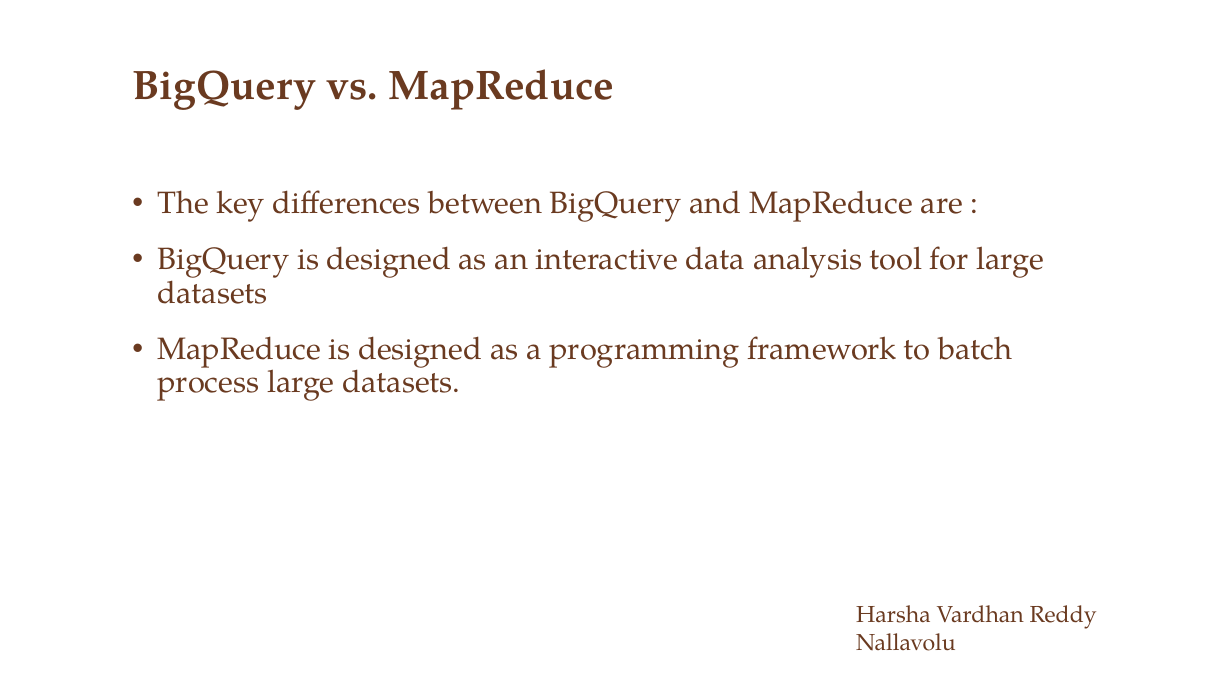
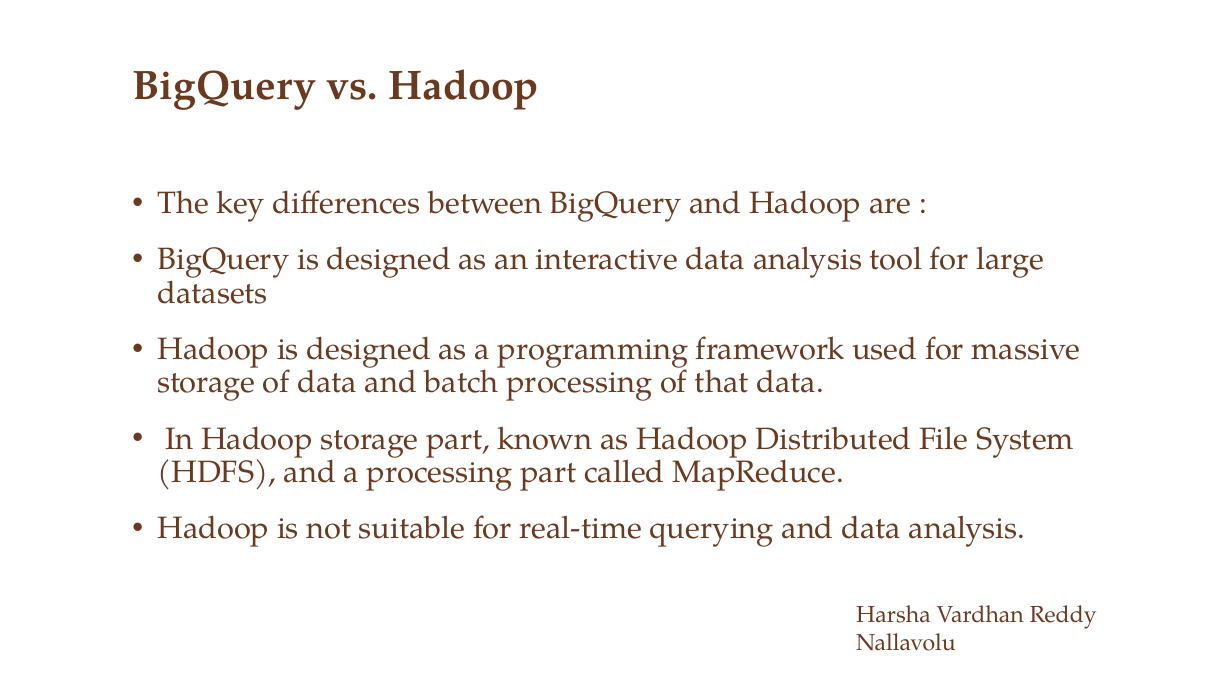
Before and after one commit to KaranamVijayKumar/google-big-query, a slide deck: slide 8 of Google BigQuery.pptx. Drawn at 1232x693 pixels with LibreOffice and Linux fonts; fonts in the diff are those of the drawing; background and template pictures are left out. Boxes give left, top, right and bottom in pixels: in the first picture for what was removed or moved away, otherwise in the second. Text is boxed around its words. In the diff, an @@ line names an element or a change of style, - is before the commit and + after.

```diff
--- a/Google BigQuery.pptx
+++ b/Google BigQuery.pptx
@@ title at (132,69,539,110): text changed @@
-BigQuery vs. MapReduce
+BigQuery vs. Hadoop
@@ text at (157,190,911,222): text changed @@
-• The key differences between BigQuery and MapReduce are :
+• The key differences between BigQuery and Hadoop are :
@@ text at (157,336,1081,547): text changed @@
-• MapReduce is designed as a programming framework to batch process large datasets.
+• Hadoop is designed as a programming framework used for massive storage of data and batch processing of that data.
+• In Hadoop storage part, known as Hadoop Distributed File System (HDFS), and a processing part called MapReduce.
+• Hadoop is not suitable for real-time querying and data analysis.
```
Also in this commit, not shown: 1 other slide changed.
